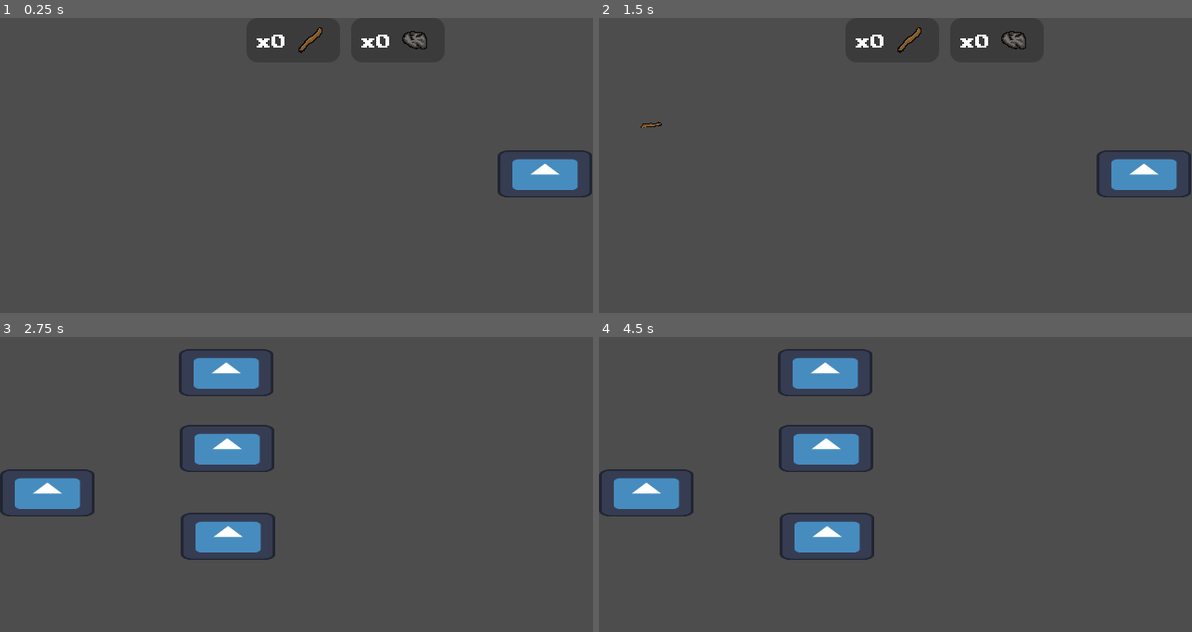
Above: before the commit, frames 1-4 (two rows, left to right).
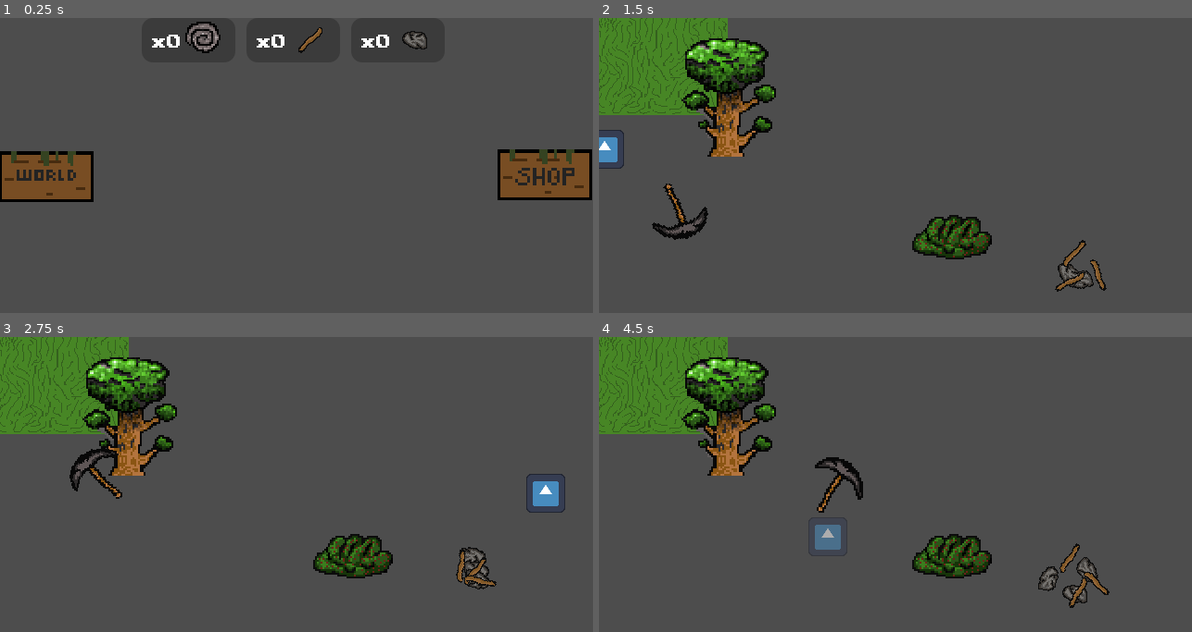
Above: after the commit, the same moments.

Repository: age-of-asparagus/click
Game: Godot game, scene res://sticks_and_stones.tscn
Same seed, same stepped clock (60 frames per second), same inputs: the game is played once before the commit and once after it. The engine's default icon, where the game draws it, is replaced by a stand-in: a white triangle on a blue panel in a dark square.
Inputs (mouse positions are in pixels of both pictures, inside the frame that each line leads up to):
- Up to frame 1 (0.25 s): no input
- Up to frame 2 (1.5 s): click (646, 174) at 0.52 s; click (604, 147) at 1.27 s
- Up to frame 3 (2.75 s): click (545, 493) at 2.02 s
- Up to frame 4 (4.5 s): click (824, 372) at 2.77 s; click (824, 449) at 3.52 s; click (830, 537) at 4.27 s

The runs differ from the first frame. In frame 1, 6.0% of the frame differs, in the area x 0-100%, y 1-63%; in frame 2, 14%; in frame 3, 19%, in the area x 0-96%, y 0-86%; in frame 4, 18%.

Commit message:
Updates
Fossil added, new upgrade sprites

Diff:
--- a/ClickerObject.tscn
+++ b/ClickerObject.tscn
@@ -1,6 +1,5 @@
-[gd_scene load_steps=6 format=3 uid="uid://b1a4rr8aancd"]
+[gd_scene load_steps=5 format=3 uid="uid://88j620xo565l"]
 
-[ext_resource type="Texture2D" uid="uid://dqm7koag71jgr" path="res://Assets/Stick_material-1.png.png" id="1_maf66"]
 [ext_resource type="Texture2D" uid="uid://vd3un27assnc" path="res://Assets/Stone_material-1.png.png" id="2_ic2br"]
 [ext_resource type="Texture2D" uid="uid://dqm7koag71jgr" path="res://Assets/Stick_material-1.png.png" id="3_45xv2"]
 
@@ -26,7 +25,7 @@
 
 [node name="Icon" type="Sprite2D" parent="."]
 visible = false
-texture = ExtResource("1_maf66")
+texture = ExtResource("3_45xv2")
 
 [node name="GPUParticles2D" type="GPUParticles2D" parent="."]
 amount = 3
--- /dev/null
+++ b/Fossil.gd
@@ -0,0 +1,41 @@
+extends Sprite2D
+
+
+
+@onready var mouse = get_parent().get_node("Mouse_area")
+var clicked = false
+var speed = 3
+var Fossil_label_position
+
+
+func _physics_process(delta):
+	if $Area2D.overlaps_area(mouse) == true:
+		if Global.Stick_Stones_hover_mode == true:
+			Fossil_label_position = get_parent().get_node("Fossil_panel/TextureRect").global_position
+			clicked = true
+			$Fossil_button.disabled = true
+			$Fossil_button.visible = false
+			$AnimationPlayer.play("size")
+
+
+	if clicked == true:
+		if speed <= 12:
+			speed *= 1.05
+		global_position += Vector2(Fossil_label_position - global_position).normalized() * speed
+		if get_parent().get_node("Fossil_panel/TextureRect").global_position.distance_to(global_position) <= 70:
+			Global.Fossils += 1
+			queue_free()
+
+func _on_disappear_timer_timeout():
+	if clicked == false:
+		queue_free()
+
+
+
+func _on_fossil_button_button_down():
+	if Global.Stick_Stones_hover_mode == false:
+		Fossil_label_position = get_parent().get_node("Fossil_panel/TextureRect").global_position
+		clicked = true
+		$Fossil_button.disabled = true
+		$Fossil_button.visible = false
+		$AnimationPlayer.play("size")
--- a/Sticks_and_Stones.gd
+++ b/Sticks_and_Stones.gd
@@ -2,35 +2,48 @@
 
 var Stick = preload("res://stick_button.tscn")
 var Stone = preload("res://stone_button.tscn")
+var Fossil = preload("res://fossil_button.tscn")
 
-var magnet_size = 1
-var spawn_rate = 1
-var hover_mode = false
 var rng = RandomNumberGenerator.new()
 
 func _ready():
 	rng.randomize()
 
 func _physics_process(delta):
+	$Mouse_area/CollisionShape2D.scale = Vector2(Global.Stick_Stones_magnet_size, Global.Stick_Stones_magnet_size)
+	$Mouse_area/CollisionShape2D.global_position = get_global_mouse_position()
 	get_node("Stone_panel/Label").set_text("x" + str(Global.stones))
 	get_node("Stick_panel/Label").set_text("x" + str(Global.sticks))
+	get_node("Fossil_panel/Label").set_text("x" + str(Global.Fossils))
+
+
+func _on_fossil_spawn_timer_timeout():
+	if rng.randi_range(0,100) <= 1:
+		var fossil = Fossil.instantiate()
+		add_child(fossil)
+		fossil.global_position = Vector2(rng.randi_range(100,560), rng.randi_range(50,350))
+		fossil.rotation = rng.randi_range(0,360)
+	$Fossil_spawn_timer.wait_time = 1 * Global.Stick_Stones_spawn_rate
+	$Fossil_spawn_timer.start()
+
+
 
 func _on_stone_spawn_timer_timeout():
 	if rng.randi_range(0,100) <= 30:
 		var stone = Stone.instantiate()
 		add_child(stone)
-		stone.global_position = Vector2(rng.randi_range(0,480), rng.randi_range(0,360))
+		stone.global_position = Vector2(rng.randi_range(100,560), rng.randi_range(50,350))
 		stone.rotation = rng.randi_range(0,360)
-	$Stone_spawn_timer.wait_time = rng.randf_range(0.25,1.5) * spawn_rate
+	$Stone_spawn_timer.wait_time = rng.randf_range(0.25,1.5) * Global.Stick_Stones_spawn_rate
 	$Stone_spawn_timer.start()
 
 func _on_stick_spawn_timer_timeout():
 	if rng.randi_range(0,100) <= 60:
 		var stick = Stick.instantiate()
 		add_child(stick)
-		stick.global_position = Vector2(rng.randi_range(0,480), rng.randi_range(0,360))
+		stick.global_position = Vector2(rng.randi_range(100,560), rng.randi_range(50,350))
 		stick.rotation = rng.randi_range(0,360)
-	$Stick_spawn_timer.wait_time = rng.randf_range(0.2,1.25) * spawn_rate
+	$Stick_spawn_timer.wait_time = rng.randf_range(0.2,1.25) * Global.Stick_Stones_spawn_rate
 	$Stick_spawn_timer.start()
 
 
@@ -43,12 +56,16 @@
 
 
 func _on_hover_mode_button_down():
-	hover_mode = true
+	Global.Stick_Stones_hover_mode = true
+
+func _on_spawn_rate_button_down():
+	if Global.Stick_Stones_spawn_rate >= 0.02:
+		Global.Stick_Stones_spawn_rate -= 0.01
 
 
-func _on_spawn_rate_button_down():
-	spawn_rate -= 0.01
+func _on_magnet_size_button_down():
+	Global.Stick_Stones_magnet_size += .05
 
 
-func _on_spawn_rate_2_button_down():
-	magnet_size += .05
+func _on_overworld_button_down():
+	get_tree().change_scene_to_file("res://Overworld.tscn")
--- /dev/null
+++ b/fossil_button.tscn
@@ -0,0 +1,73 @@
+[gd_scene load_steps=7 format=3 uid="uid://iwar6ajg1bvl"]
+
+[ext_resource type="Texture2D" uid="uid://ceejic3aw0mhf" path="res://Assets/Fossil_material.png" id="1_u0cym"]
+[ext_resource type="Script" path="res://Fossil.gd" id="2_j4xx3"]
+
+[sub_resource type="Animation" id="Animation_f7nxi"]
+resource_name = "size"
+length = 0.7
+tracks/0/type = "value"
+tracks/0/imported = false
+tracks/0/enabled = true
+tracks/0/path = NodePath(".:scale")
+tracks/0/interp = 1
+tracks/0/loop_wrap = true
+tracks/0/keys = {
+"times": PackedFloat32Array(0, 0.5, 0.7),
+"transitions": PackedFloat32Array(1, 1, 1),
+"update": 0,
+"values": [Vector2(1, 1), Vector2(0.1, 0.1), Vector2(1e-05, 1e-05)]
+}
+
+[sub_resource type="Animation" id="Animation_r43ft"]
+length = 0.001
+tracks/0/type = "value"
+tracks/0/imported = false
+tracks/0/enabled = true
+tracks/0/path = NodePath(".:scale")
+tracks/0/interp = 1
+tracks/0/loop_wrap = true
+tracks/0/keys = {
+"times": PackedFloat32Array(0),
+"transitions": PackedFloat32Array(1),
+"update": 0,
+"values": [Vector2(0.1, 0.1)]
+}
+
+[sub_resource type="AnimationLibrary" id="AnimationLibrary_jch4h"]
+_data = {
+"RESET": SubResource("Animation_r43ft"),
+"size": SubResource("Animation_f7nxi")
+}
+
+[sub_resource type="CircleShape2D" id="CircleShape2D_1c6ey"]
+
+[node name="fossil" type="Sprite2D"]
+texture_filter = 1
+position = Vector2(11, 10)
+texture = ExtResource("1_u0cym")
+script = ExtResource("2_j4xx3")
+
+[node name="Fossil_button" type="TextureButton" parent="."]
+offset_left = -11.0
+offset_top = -10.0
+offset_right = 8.0
+offset_bottom = 7.0
+
+[node name="Disappear_timer" type="Timer" parent="."]
+wait_time = 2.0
+autostart = true
+
+[node name="AnimationPlayer" type="AnimationPlayer" parent="."]
+libraries = {
+"": SubResource("AnimationLibrary_jch4h")
+}
+
+[node name="Area2D" type="Area2D" parent="."]
+
+[node name="CollisionShape2D" type="CollisionShape2D" parent="Area2D"]
+position = Vector2(-1, -2)
+shape = SubResource("CircleShape2D_1c6ey")
+
+[connection signal="button_down" from="Fossil_button" to="." method="_on_fossil_button_button_down"]
+[connection signal="timeout" from="Disappear_timer" to="." method="_on_disappear_timer_timeout"]
--- a/global.gd
+++ b/global.gd
@@ -1,5 +1,10 @@
 extends Node
 
-
+var Fossils = 0
 var sticks = 0
 var stones = 0
+var Stick_Stones_magnet_size = 1
+var Stick_Stones_spawn_rate = 1
+var Stick_Stones_hover_mode = false
+
+var rng = RandomNumberGenerator.new()
--- a/stick_button.gd
+++ b/stick_button.gd
@@ -1,14 +1,19 @@
 extends Sprite2D
 
+@onready var mouse = get_parent().get_node("Mouse_area")
 var clicked = false
 var speed = 3
 var stick_label_position
 
-func _ready():
-	$Stick_button.size *= get_parent(). magnet_size
-	$Stick_button.position *= get_parent(). magnet_size
+func _physics_process(delta):
+	if $Area2D.overlaps_area(mouse) == true:
+		if Global.Stick_Stones_hover_mode == true:
+			stick_label_position = get_parent().get_node("Stick_panel/TextureRect").global_position
+			clicked = true
+			$Stick_button.visible = false
+			$Stick_button.disabled = true
+			$AnimationPlayer.play("size")
 
-func _physics_process(delta):
 	if clicked == true:
 		if speed <= 12:
 			speed *= 1.05
@@ -23,18 +28,9 @@
 
 
 func _on_stick_button_button_down():
-	if get_parent().hover_mode == false:
+	if Global.Stick_Stones_hover_mode == false:
 		stick_label_position = get_parent().get_node("Stick_panel/TextureRect").global_position
 		clicked = true
 		$Stick_button.visible = false
 		$Stick_button.disabled = true
 		$AnimationPlayer.play("size")
-
-
-func _on_stick_button_mouse_entered():
-	if get_parent().hover_mode == true:
-		stick_label_position = get_parent().get_node("Stick_panel/TextureRect").global_position
-		clicked = true
-		$Stick_button.visible = false
-		$Stick_button.disabled = true
-		$AnimationPlayer.play("size")
--- a/stick_button.tscn
+++ b/stick_button.tscn
@@ -40,6 +40,9 @@
 "size": SubResource("Animation_wmlac")
 }
 
+[sub_resource type="RectangleShape2D" id="RectangleShape2D_mn0jt"]
+size = Vector2(35, 7)
+
 [node name="Stick" type="Sprite2D"]
 texture_filter = 1
 position = Vector2(3, 4)
@@ -53,7 +56,7 @@
 "": SubResource("AnimationLibrary_nyvr1")
 }
 
-[node name="Stick_button" type="Button" parent="."]
+[node name="Stick_button" type="TextureButton" parent="."]
 anchors_preset = -1
 anchor_left = 0.662
 anchor_top = 0.22575
@@ -66,7 +69,6 @@
 grow_horizontal = 2
 grow_vertical = 2
 rotation = -0.749397
-flat = true
 metadata/_edit_use_anchors_ = true
 
 [node name="Disappear timer" type="Timer" parent="."]
@@ -74,6 +76,11 @@
 one_shot = true
 autostart = true
 
+[node name="Area2D" type="Area2D" parent="."]
+
+[node name="CollisionShape2D" type="CollisionShape2D" parent="Area2D"]
+rotation = -0.757164
+shape = SubResource("RectangleShape2D_mn0jt")
+
 [connection signal="button_down" from="Stick_button" to="." method="_on_stick_button_button_down"]
-[connection signal="mouse_entered" from="Stick_button" to="." method="_on_stick_button_mouse_entered"]
 [connection signal="timeout" from="Disappear timer" to="." method="_on_disappear_timer_timeout"]
--- a/sticks_and_stones.tscn
+++ b/sticks_and_stones.tscn
@@ -1,10 +1,16 @@
-[gd_scene load_steps=7 format=3 uid="uid://b8oo54sj4jvrt"]
+[gd_scene load_steps=14 format=3 uid="uid://b8oo54sj4jvrt"]
 
 [ext_resource type="Script" path="res://Sticks_and_Stones.gd" id="1_osq1k"]
 [ext_resource type="Texture2D" uid="uid://dqm7koag71jgr" path="res://Assets/Stick_material-1.png.png" id="3_4t7gx"]
 [ext_resource type="FontFile" uid="uid://bo7gknk7gxrm2" path="res://Fonts/PublicPixel-z84yD.ttf" id="3_7tlbq"]
 [ext_resource type="Texture2D" uid="uid://vd3un27assnc" path="res://Assets/Stone_material-1.png.png" id="3_jlpdk"]
-[ext_resource type="Texture2D" uid="uid://bv07clnvikwhh" path="res://icon.svg" id="5_j7kgd"]
+[ext_resource type="Texture2D" uid="uid://ceejic3aw0mhf" path="res://Assets/Fossil_material.png" id="4_dcf0e"]
+[ext_resource type="Texture2D" uid="uid://bmuvx6cnx7dv8" path="res://Assets/the_real_shop.png" id="5_s6dbj"]
+[ext_resource type="Texture2D" uid="uid://dv7inp15motsl" path="res://Assets/world.png" id="6_yutoo"]
+[ext_resource type="Texture2D" uid="uid://b2bq4txetfynl" path="res://Assets/back.png" id="7_w8eyd"]
+[ext_resource type="Texture2D" uid="uid://co5b4adykyhju" path="res://Assets/auto_click.png" id="8_bv2lw"]
+[ext_resource type="Texture2D" uid="uid://dcyt62d0osbu1" path="res://Assets/shop.png" id="9_c2u35"]
+[ext_resource type="Texture2D" uid="uid://o4webwck415e" path="res://Assets/magnet.png" id="10_n412y"]
 
 [sub_resource type="StyleBoxFlat" id="StyleBoxFlat_wueub"]
 bg_color = Color(1, 1, 1, 1)
@@ -15,8 +21,15 @@
 corner_radius_bottom_left = 12
 shadow_color = Color(0.607843, 0.607843, 0.607843, 0.6)
 
+[sub_resource type="CircleShape2D" id="CircleShape2D_3f6n1"]
+radius = 9.05539
+
 [node name="Sticks_and_Stones" type="Node2D"]
 script = ExtResource("1_osq1k")
+
+[node name="Fossil_spawn_timer" type="Timer" parent="."]
+one_shot = true
+autostart = true
 
 [node name="Stick_spawn_timer" type="Timer" parent="."]
 wait_time = 0.75
@@ -51,6 +64,45 @@
 texture = ExtResource("3_jlpdk")
 
 [node name="Label" type="Label" parent="Stone_panel"]
+texture_filter = 1
+layout_mode = 1
+anchors_preset = 4
+anchor_top = 0.5
+anchor_bottom = 0.5
+offset_top = -39.0
+offset_right = 55.0
+offset_bottom = 39.0
+grow_vertical = 2
+theme_override_fonts/font = ExtResource("3_7tlbq")
+text = "x0"
+horizontal_alignment = 1
+vertical_alignment = 1
+
+[node name="Fossil_panel" type="Panel" parent="."]
+self_modulate = Color(0, 0, 0, 0.231373)
+offset_left = 153.0
+offset_right = 254.0
+offset_bottom = 48.0
+theme_override_styles/panel = SubResource("StyleBoxFlat_wueub")
+metadata/_edit_group_ = true
+
+[node name="TextureRect" type="TextureRect" parent="Fossil_panel"]
+texture_filter = 1
+layout_mode = 1
+anchors_preset = 6
+anchor_left = 1.0
+anchor_top = 0.5
+anchor_right = 1.0
+anchor_bottom = 0.5
+offset_left = -64.0
+offset_top = -32.0
+offset_bottom = 32.0
+grow_horizontal = 0
+grow_vertical = 2
+texture = ExtResource("4_dcf0e")
+
+[node name="Label" type="Label" parent="Fossil_panel"]
+texture_filter = 1
 layout_mode = 1
 anchors_preset = 4
 anchor_top = 0.5
@@ -88,6 +140,7 @@
 texture = ExtResource("3_4t7gx")
 
 [node name="Label" type="Label" parent="Stick_panel"]
+texture_filter = 1
 layout_mode = 1
 anchors_preset = 4
 anchor_top = 0.5
@@ -111,24 +164,52 @@
 anchor_right = 1.0
 anchor_bottom = 0.5
 offset_left = 537.0
-offset_top = 143.0
+offset_top = 144.0
 offset_right = 640.0
-offset_bottom = 194.0
-grow_horizontal = 0
-grow_vertical = 2
-metadata/_edit_group_ = true
+offset_bottom = 195.0
+grow_horizontal = 0
+grow_vertical = 2
 
 [node name="TextureRect" type="TextureRect" parent="Upgrades"]
-layout_mode = 1
-anchors_preset = 15
-anchor_right = 1.0
-anchor_bottom = 1.0
-offset_right = 25.0
-offset_bottom = 77.0
-grow_horizontal = 2
-grow_vertical = 2
-scale = Vector2(0.8, 0.4)
-texture = ExtResource("5_j7kgd")
+texture_filter = 1
+layout_mode = 1
+anchors_preset = 15
+anchor_right = 1.0
+anchor_bottom = 1.0
+offset_top = -24.0
+offset_right = 921.0
+offset_bottom = 949.0
+grow_horizontal = 2
+grow_vertical = 2
+scale = Vector2(0.1, 0.1)
+texture = ExtResource("5_s6dbj")
+
+[node name="Overworld" type="TextureButton" parent="."]
+anchors_preset = 6
+anchor_left = 1.0
+anchor_top = 0.5
+anchor_right = 1.0
+anchor_bottom = 0.5
+offset_top = 145.0
+offset_right = 103.0
+offset_bottom = 196.0
+grow_horizontal = 0
+grow_vertical = 2
+metadata/_edit_group_ = true
+
+[node name="TextureRect" type="TextureRect" parent="Overworld"]
+layout_mode = 1
+anchors_preset = 15
+anchor_right = 1.0
+anchor_bottom = 1.0
+offset_left = -1.0
+offset_top = -23.0
+offset_right = 920.0
+offset_bottom = 950.0
+grow_horizontal = 2
+grow_vertical = 2
+scale = Vector2(0.1, 0.1)
+texture = ExtResource("6_yutoo")
 
 [node name="Back" type="TextureButton" parent="."]
 anchors_preset = 6
@@ -136,10 +217,10 @@
 anchor_top = 0.5
 anchor_right = 1.0
 anchor_bottom = 0.5
-offset_left = 640.0
-offset_top = 143.0
-offset_right = 743.0
-offset_bottom = 194.0
+offset_left = 693.0
+offset_top = 169.0
+offset_right = 693.0
+offset_bottom = 169.0
 grow_horizontal = 0
 grow_vertical = 2
 metadata/_edit_group_ = true
@@ -149,12 +230,14 @@
 anchors_preset = 15
 anchor_right = 1.0
 anchor_bottom = 1.0
-offset_right = 25.0
-offset_bottom = 77.0
-grow_horizontal = 2
-grow_vertical = 2
-scale = Vector2(0.8, 0.4)
-texture = ExtResource("5_j7kgd")
+offset_left = -52.0
+offset_top = -49.0
+offset_right = 972.0
+offset_bottom = 975.0
+grow_horizontal = 2
+grow_vertical = 2
+scale = Vector2(0.1, 0.1)
+texture = ExtResource("7_w8eyd")
 
 [node name="Hover_mode" type="TextureButton" parent="."]
 anchors_preset = 6
@@ -175,12 +258,13 @@
 anchors_preset = 15
 anchor_right = 1.0
 anchor_bottom = 1.0
-offset_right = 25.0
-offset_bottom = 77.0
-grow_horizontal = 2
-grow_vertical = 2
-scale = Vector2(0.8, 0.4)
-texture = ExtResource("5_j7kgd")
+offset_top = -24.0
+offset_right = 921.0
+offset_bottom = 949.0
+grow_horizontal = 2
+grow_vertical = 2
+scale = Vector2(0.1, 0.1)
+texture = ExtResource("8_bv2lw")
 
 [node name="Spawn_rate" type="TextureButton" parent="."]
 anchors_preset = 6
@@ -201,14 +285,15 @@
 anchors_preset = 15
 anchor_right = 1.0
 anchor_bottom = 1.0
-offset_right = 25.0
-offset_bottom = 77.0
-grow_horizontal = 2
-grow_vertical = 2
-scale = Vector2(0.8, 0.4)
-texture = ExtResource("5_j7kgd")
-
-[node name="Spawn_rate2" type="TextureButton" parent="."]
+offset_top = -24.0
+offset_right = 921.0
+offset_bottom = 949.0
+grow_horizontal = 2
+grow_vertical = 2
+scale = Vector2(0.1, 0.1)
+texture = ExtResource("9_c2u35")
+
+[node name="Magnet_size" type="TextureButton" parent="."]
 anchors_preset = 6
 anchor_left = 1.0
 anchor_top = 0.5
@@ -222,22 +307,30 @@
 grow_vertical = 2
 metadata/_edit_group_ = true
 
-[node name="TextureRect" type="TextureRect" parent="Spawn_rate2"]
-layout_mode = 1
-anchors_preset = 15
-anchor_right = 1.0
-anchor_bottom = 1.0
-offset_right = 25.0
-offset_bottom = 77.0
-grow_horizontal = 2
-grow_vertical = 2
-scale = Vector2(0.8, 0.4)
-texture = ExtResource("5_j7kgd")
-
+[node name="TextureRect" type="TextureRect" parent="Magnet_size"]
+layout_mode = 1
+anchors_preset = 15
+anchor_right = 1.0
+anchor_bottom = 1.0
+offset_top = -24.0
+offset_right = 921.0
+offset_bottom = 949.0
+grow_horizontal = 2
+grow_vertical = 2
+scale = Vector2(0.1, 0.1)
+texture = ExtResource("10_n412y")
+
+[node name="Mouse_area" type="Area2D" parent="."]
+
+[node name="CollisionShape2D" type="CollisionShape2D" parent="Mouse_area"]
+shape = SubResource("CircleShape2D_3f6n1")
+
+[connection signal="timeout" from="Fossil_spawn_timer" to="." method="_on_fossil_spawn_timer_timeout"]
 [connection signal="timeout" from="Stick_spawn_timer" to="." method="_on_stick_spawn_timer_timeout"]
 [connection signal="timeout" from="Stone_spawn_timer" to="." method="_on_stone_spawn_timer_timeout"]
 [connection signal="button_down" from="Upgrades" to="." method="_on_upgrades_button_down"]
+[connection signal="button_down" from="Overworld" to="." method="_on_overworld_button_down"]
 [connection signal="button_down" from="Back" to="." method="_on_back_button_down"]
 [connection signal="button_down" from="Hover_mode" to="." method="_on_hover_mode_button_down"]
 [connection signal="button_down" from="Spawn_rate" to="." method="_on_spawn_rate_button_down"]
-[connection signal="button_down" from="Spawn_rate2" to="." method="_on_spawn_rate_2_button_down"]
+[connection signal="button_down" from="Magnet_size" to="." method="_on_magnet_size_button_down"]
--- a/stone_button.gd
+++ b/stone_button.gd
@@ -1,14 +1,21 @@
 extends Sprite2D
 
+@onready var mouse = get_parent().get_node("Mouse_area")
 var clicked = false
 var speed = 3
 var stone_label_position
 
-func _ready():
-	$Stone_button.size *= get_parent(). magnet_size
-	$Stone_button.position *= get_parent(). magnet_size
 
 func _physics_process(delta):
+	if $Area2D.overlaps_area(mouse) == true:
+		if Global.Stick_Stones_hover_mode == true:
+			stone_label_position = get_parent().get_node("Stone_panel/TextureRect").global_position
+			clicked = true
+			$Stone_button.disabled = true
+			$Stone_button.visible = false
+			$AnimationPlayer.play("size")
+
+
 	if clicked == true:
 		if speed <= 12:
 			speed *= 1.05
@@ -28,18 +35,9 @@
 
 
 func _on_stone_button_button_down():
-	if get_parent().hover_mode == false:
+	if Global.Stick_Stones_hover_mode == false:
 		stone_label_position = get_parent().get_node("Stone_panel/TextureRect").global_position
 		clicked = true
 		$Stone_button.disabled = true
 		$Stone_button.visible = false
 		$AnimationPlayer.play("size")
-
-
-func _on_stone_button_mouse_entered():
-	if get_parent().hover_mode == true:
-		stone_label_position = get_parent().get_node("Stone_panel/TextureRect").global_position
-		clicked = true
-		$Stone_button.disabled = true
-		$Stone_button.visible = false
-		$AnimationPlayer.play("size")
--- a/stone_button.tscn
+++ b/stone_button.tscn
@@ -40,6 +40,9 @@
 "size": SubResource("Animation_f02gc")
 }
 
+[sub_resource type="CircleShape2D" id="CircleShape2D_0bak0"]
+radius = 13.0
+
 [node name="Stone" type="Sprite2D"]
 texture_filter = 1
 position = Vector2(14, 10)
@@ -47,7 +50,7 @@
 script = ExtResource("1_avf5j")
 metadata/_edit_group_ = true
 
-[node name="Stone_button" type="Button" parent="."]
+[node name="Stone_button" type="TextureButton" parent="."]
 show_behind_parent = true
 anchors_preset = -1
 anchor_left = 0.281
@@ -59,7 +62,6 @@
 offset_right = -4.984
 offset_bottom = -12.016
 size_flags_stretch_ratio = 0.0
-flat = true
 
 [node name="Disappear timer" type="Timer" parent="."]
 wait_time = 1.25
@@ -71,6 +73,10 @@
 "": SubResource("AnimationLibrary_5ax1x")
 }
 
+[node name="Area2D" type="Area2D" parent="."]
+
+[node name="CollisionShape2D" type="CollisionShape2D" parent="Area2D"]
+shape = SubResource("CircleShape2D_0bak0")
+
 [connection signal="button_down" from="Stone_button" to="." method="_on_stone_button_button_down"]
-[connection signal="mouse_entered" from="Stone_button" to="." method="_on_stone_button_mouse_entered"]
 [connection signal="timeout" from="Disappear timer" to="." method="_on_disappear_timer_timeout"]
Binary file added: Assets/Amythest.png
Not shown, added: Assets/Amythest.png.import
Binary file added: Assets/Diamond_material.png
Not shown, added: Assets/Diamond_material.png.import
Binary file added: Assets/Emerald_material.png
Not shown, added: Assets/Emerald_material.png.import
Binary file added: Assets/Fossil_material.png
Not shown, added: Assets/Fossil_material.png.import
Binary file added: Assets/Ruby_material.png
Not shown, added: Assets/Ruby_material.png.import
Binary file added: Assets/Sapphire.png
Not shown, added: Assets/Sapphire.png.import
(and 14 more such lines)
